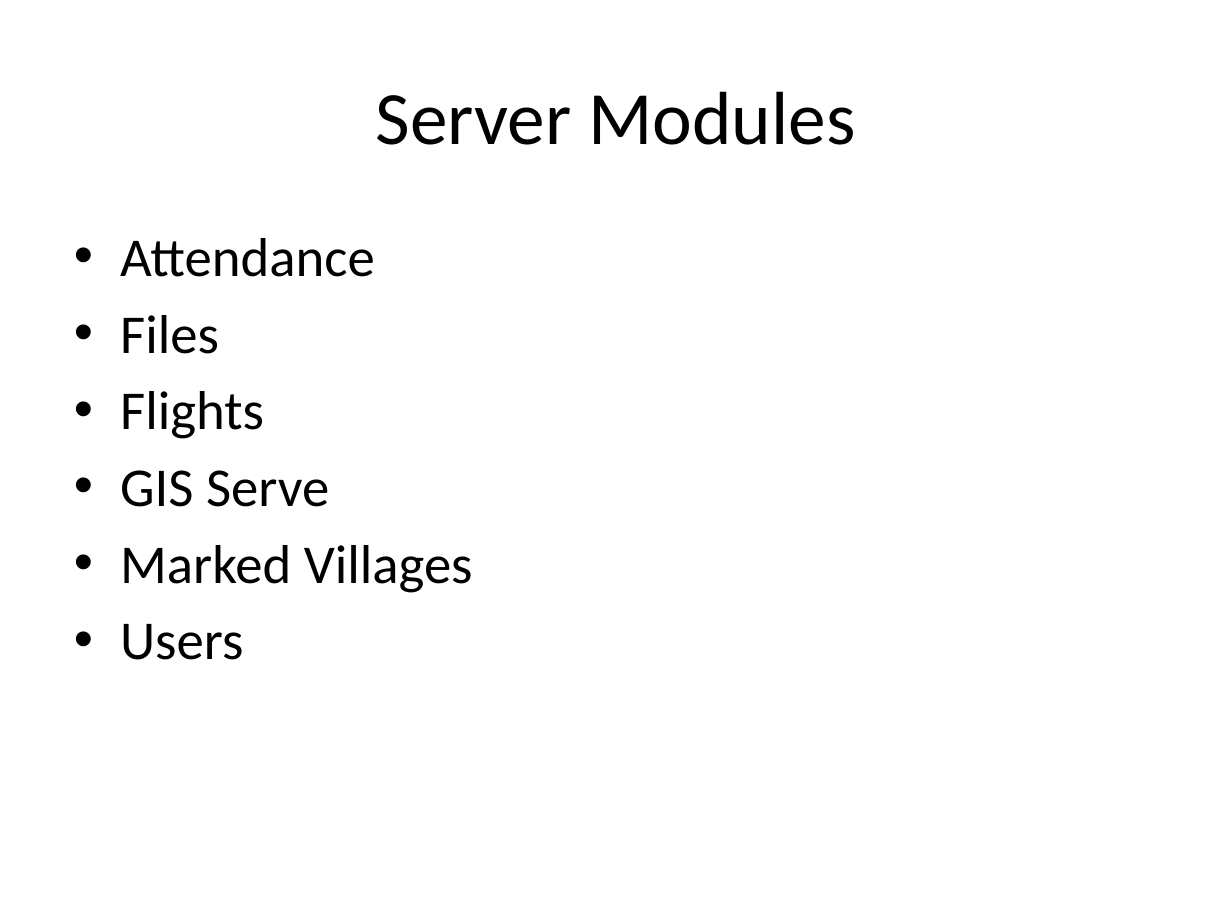
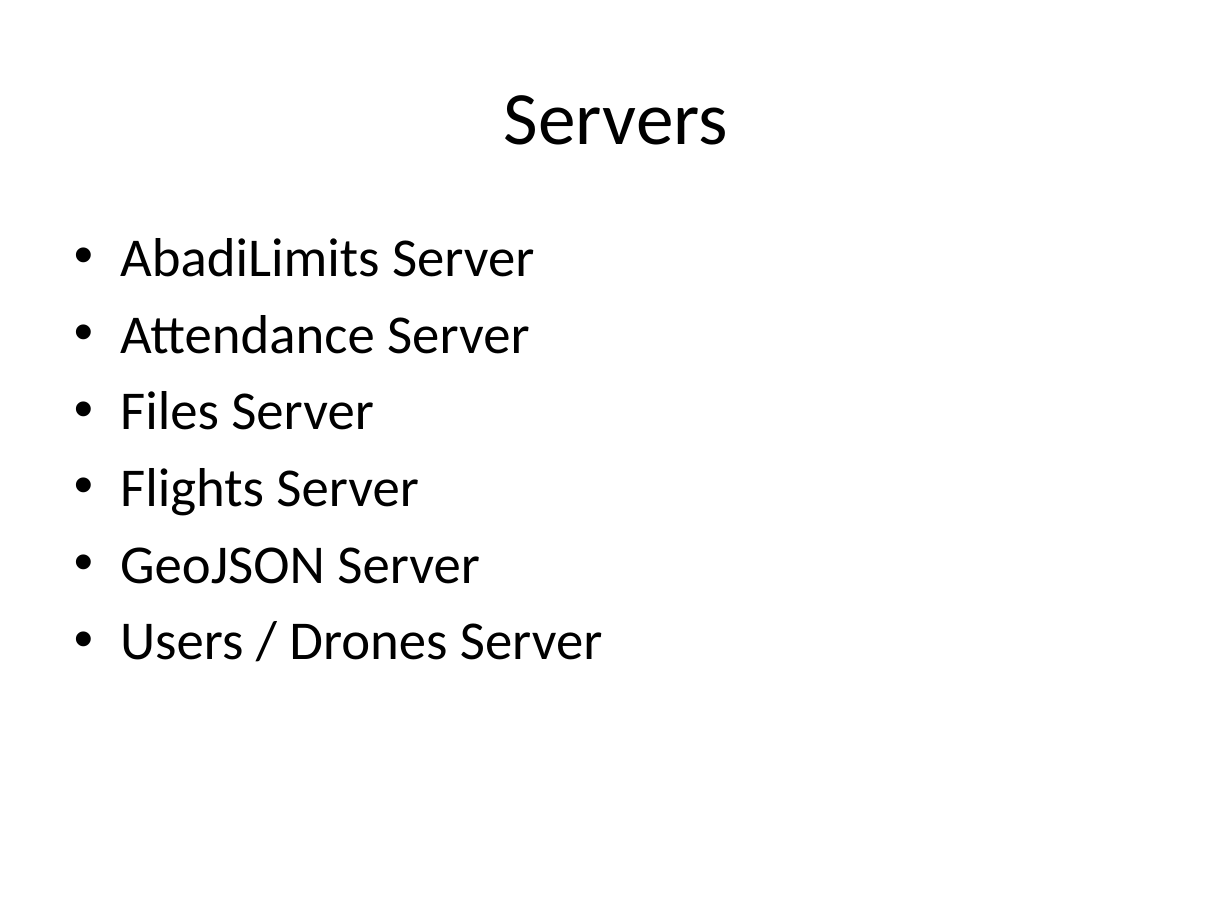
Before and after one commit to ruphil/Karnataka-GDC-Dedicated, a slide deck: slide 2 of Outline.pptx. Drawn at 1232x924 pixels with LibreOffice and Linux fonts; fonts in the diff are those of the drawing. Boxes give left, top, right and bottom in pixels: in the first picture for what was removed or moved away, otherwise in the second. Text is boxed around its words. In the diff, an @@ line names an element or a change of style, - is before the commit and + after.

```diff
--- a/Outline.pptx
+++ b/Outline.pptx
@@ title at (504,95,728,145): text changed @@
-Server Modules
+Servers
@@ text at (120,238,602,660): text changed @@
-• Attendance
-• Files
-• Flights
-• GIS Serve
-• Marked Villages
-• Users
+• AbadiLimits Server
+• Attendance Server
+• Files Server
+• Flights Server
+• GeoJSON Server
+• Users / Drones Server
```
Also in this commit, not shown: 1 slide added, 2 other files.
